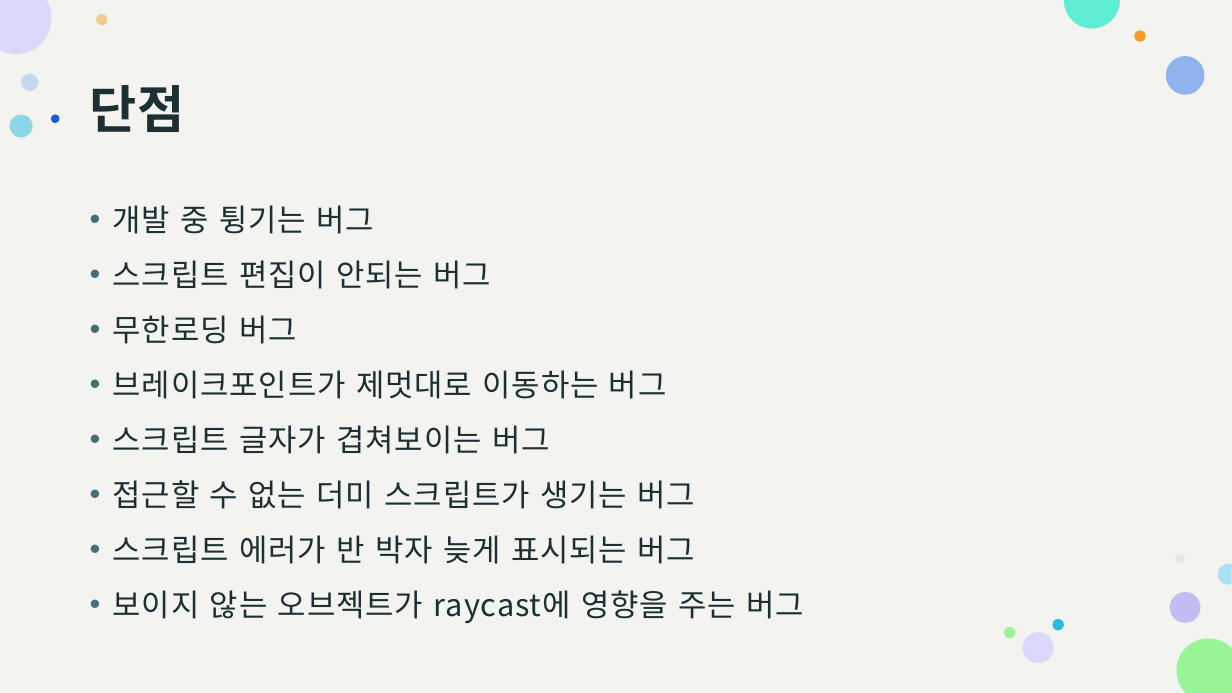
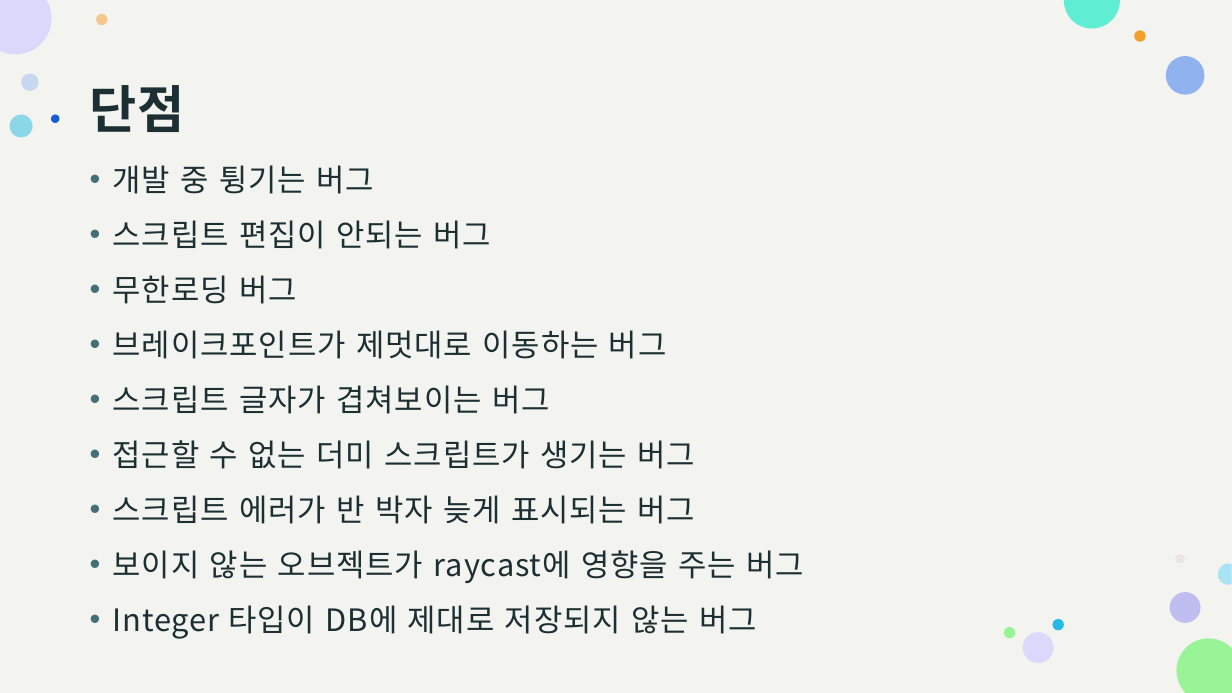
Before and after one commit to pknu-wap/Maple-Survival, a slide deck: slide 10 of 발표자료/최종발표.pptx (slide 9 before the commit). Drawn at 1232x693 pixels with LibreOffice and Linux fonts; fonts in the diff are those of the drawing. Boxes give left, top, right and bottom in pixels: in the first picture for what was removed or moved away, otherwise in the second. Text is boxed around its words. In the diff, an @@ line names an element or a change of style, - is before the commit and + after.

```diff
--- a/발표자료/최종발표.pptx
+++ b/발표자료/최종발표.pptx
@@ text "개발 중 튕기는 버그": place and size @@
-text "개발 중 튕기는 버그" at [113, 205, 804, 623]
+text "개발 중 튕기는 버그" at [113, 165, 804, 639]
@@ text at [113, 605, 757, 639]: paragraph added @@
+• Integer 타입이 DB에 제대로 저장되지 않는 버그
```
Also in this commit, not shown: 1 slide added.
